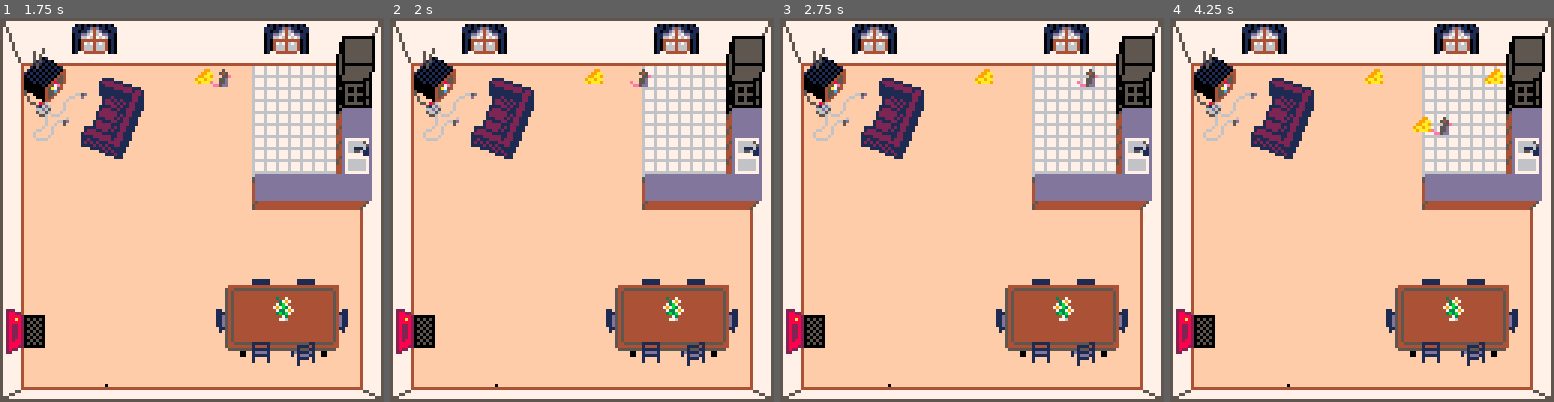
Above: before the commit, frames 1-4 (left to right).
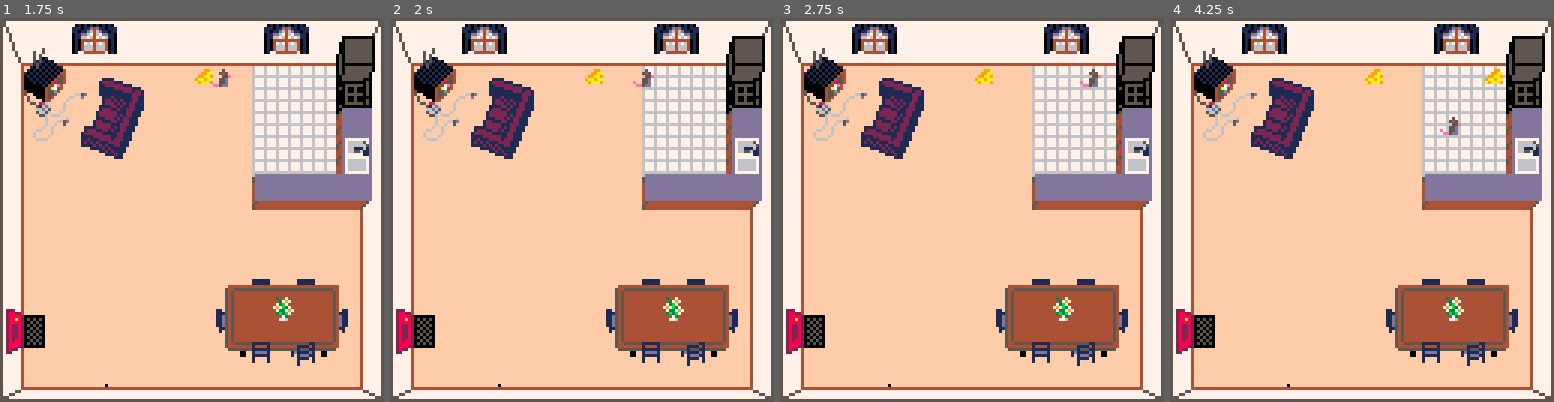
Above: after the commit, the same moments.

Repository: colececil/ant-n-mouse-house
Game: PICO-8 cartridge ant_simulator_2026.p8
The game is run twice, just before and just after one commit, with the same random seed, the same clock (stepped at 60 frames per second) and the same inputs.
Inputs:
- Up to frame 1 (1.75 s): tap X (X key) at 0.33, 1.07 s; tap O (Z key) at 0.7, 1.7 s; hold Right from 1.6 s (still down)
- Up to frame 2 (2 s): keep holding Right; tap X (X key) at 1.85 s
- Up to frame 3 (2.75 s): release Right at 2.1 s; tap O (Z key) at 2.1, 2.5 s; hold Up 2.15-2.42 s; hold Right from 2.47 s (still down)
- Up to frame 4 (4.25 s): tap O (Z key) every 0.4 s from 2.9 to 4.1 s; tap X (X key) at 2.97, 4.08 s; release Right at 3.03 s; hold Left 3.08-3.58 s; hold Down 3.63-3.97 s; hold Right from 4.02 s (still down)

Frame 1 is identical in both runs. In frame 2, 0.1% of the frame differs, in the area x 27-69%, y 13-97%; in frame 3, 0.1%; in frame 4, 0.4%, in the area x 63-76%, y 25-31%.

Commit message:
Increase to 60 FPS

Diff:
--- a/ant_simulator_2026.p8
+++ b/ant_simulator_2026.p8
@@ -6,6 +6,8 @@
 
 debug = false
 debug_was_on = false
+last_frame_time = 0
+delta_t = 0
 mouse = nil
 ants = {}
 foods = {}
@@ -18,7 +20,11 @@
  init_mouse()
 end
 
-function _update()
+function _update60()
+ delta_t = time() -
+   last_frame_time
+ last_frame_time = time()
+
  if btnp(🅾️) then
   debug = not debug
   if debug then
@@ -123,7 +129,7 @@
 ant_hole_pos = nil
 ant_current_id = 0
 
-ant_speed = .05
+ant_speed = 1.5
 ant_time_limit = 120
 ant_dir_change_time = 1
 ant_max_angle_change = .15
@@ -518,26 +524,26 @@
   return
  end
 
+ local dist = ant_speed *
+   delta_t
+
  local pos = {}
  pos.x = ant.pos.x +
-   ant.dir.x * ant_speed
+   ant.dir.x * dist
  pos.y = ant.pos.y +
-   ant.dir.y * ant_speed
+   ant.dir.y * dist
 
  local colliding =
    is_collision(pos)
  if colliding then
-  pos.x -= ant.dir.x * ant_speed
+  pos.x -= ant.dir.x * dist
   colliding = is_collision(pos)
   if colliding then
-   pos.x += ant.dir.x *
-     ant_speed
-   pos.y -= ant.dir.y *
-     ant_speed
+   pos.x += ant.dir.x * dist
+   pos.y -= ant.dir.y * dist
    colliding = is_collision(pos)
    if colliding then
-    pos.x -= ant.dir.x *
-      ant_speed
+    pos.x -= ant.dir.x * dist
    end
   end
  end
@@ -805,7 +811,7 @@
 -->8
 -- mouse
 
-mouse_speed = 1.5
+mouse_speed = 45
 
 function init_mouse()
  mouse = {
@@ -899,6 +905,7 @@
 
  mouse.pos[axis] +=
    mouse.dir[axis] * mouse_speed
+   * delta_t
  local d1 = mouse.pos[axis]
    - mouse.start_pos[axis]
  local d2 = mouse.end_pos[axis]
@@ -1025,8 +1032,8 @@
 -->8
 -- pheromones
 
-phrmn_add_rate = .005
-phrmn_evap_rate = .0001
+phrmn_add_rate = .15
+phrmn_evap_rate = .003
 
 function add_phrmn(phrmns, pos,
    food_id)
@@ -1047,7 +1054,8 @@
   phrmn = 0
  end
 
- phrmn += phrmn_add_rate
+ phrmn += phrmn_add_rate *
+   delta_t
  phrmn = min(phrmn, 1)
  cell[food_id] = phrmn
 end
@@ -1057,7 +1065,8 @@
   for y, cell in pairs(col) do
    for food_id, phrmn in
      pairs(cell) do
-    phrmn -= phrmn_evap_rate
+    phrmn -= phrmn_evap_rate *
+      delta_t
     cell[food_id] = phrmn
     if phrmn <= 0 then
      cell[food_id] = nil
